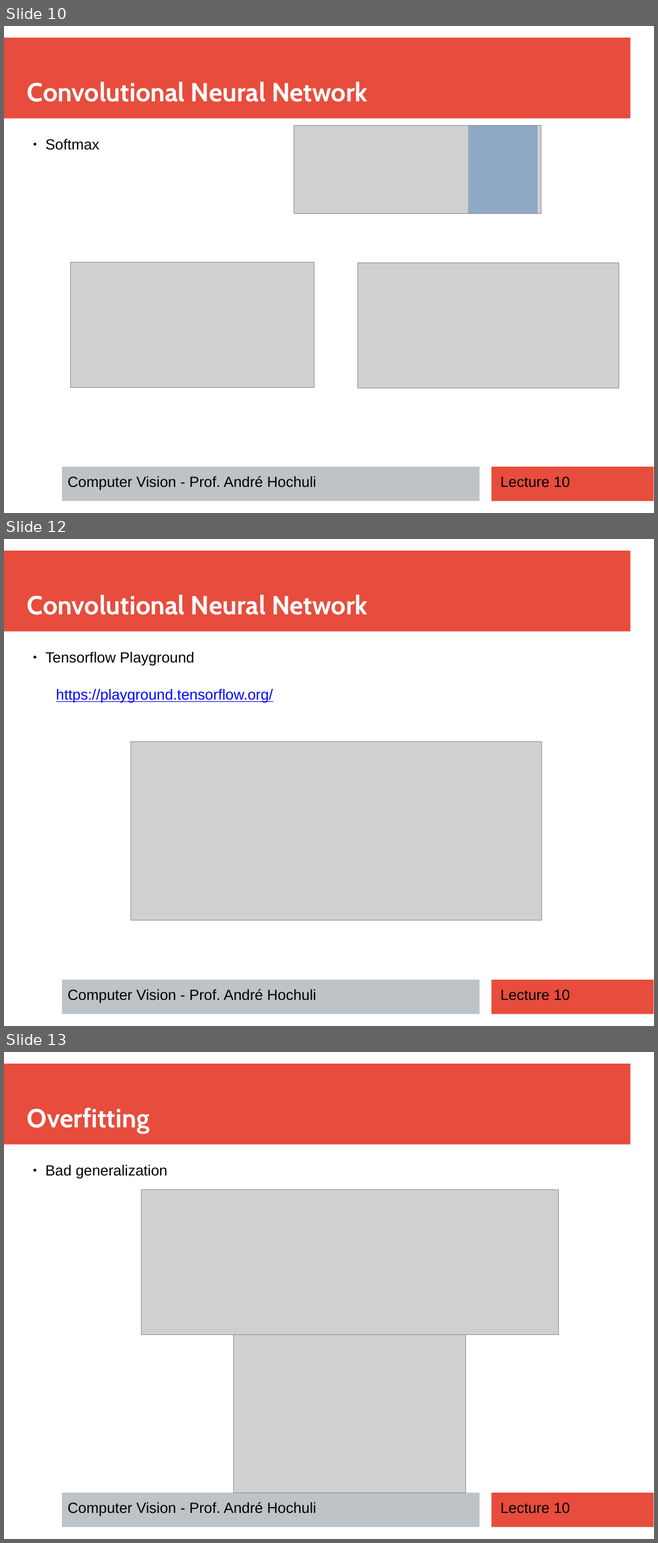
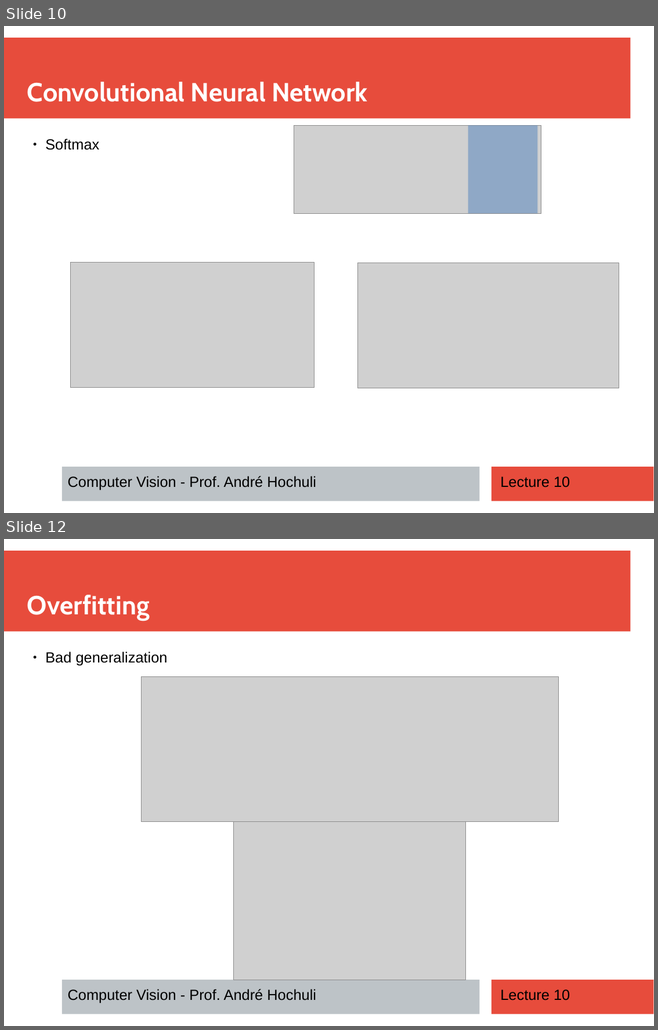
Before and after one commit to andrehochuli/teaching, a slide deck: ComputerVision/Lecture 07 - CNN Implementation/Lecture 07 -CNN Architecture.pptx. Shown one above the other, each under a label of ours: slides 10, 12 and 13 before the commit, slides 10 and 12 after it; the slides between them are not shown. The pictures are 658x1543 and 658x1030 pixels, drawn with LibreOffice and Linux fonts; fonts in the diff are those of the drawing; grey boxes stand for pictures. Boxes give left, top, right and bottom in pixels: in the first picture for what was removed or moved away, otherwise in the second. Text is boxed around its words. In the diff, an @@ line names an element or a change of style, - is before the commit and + after.

```diff
--- a/ComputerVision/Lecture 07 - CNN Implementation/Lecture 07 -CNN Architecture.pptx
+++ b/ComputerVision/Lecture 07 - CNN Implementation/Lecture 07 -CNN Architecture.pptx
@@ slide 12 removed at [4,539,654,1026], background #FFFFFF; not listed: 3 template elements that a slide beside it also shows @@
@@ text removed at [27,595,367,615] @@
-Convolutional Neural Network
@@ text removed at [45,652,194,666] @@
-● Tensorflow Playground
@@ text removed at [56,689,273,703] @@
-https://playground.tensorflow.org/
@@ picture removed at [131,742,542,921] @@
@@ text removed at [68,989,316,1004] @@
-Computer Vision - Prof. André Hochuli
@@ text removed at [500,990,570,1001] @@
-Lecture 10
@@ what was slide 13 is now slide 12 @@
```
Also in this commit, not shown: 2 slides changed, 2 other files.
